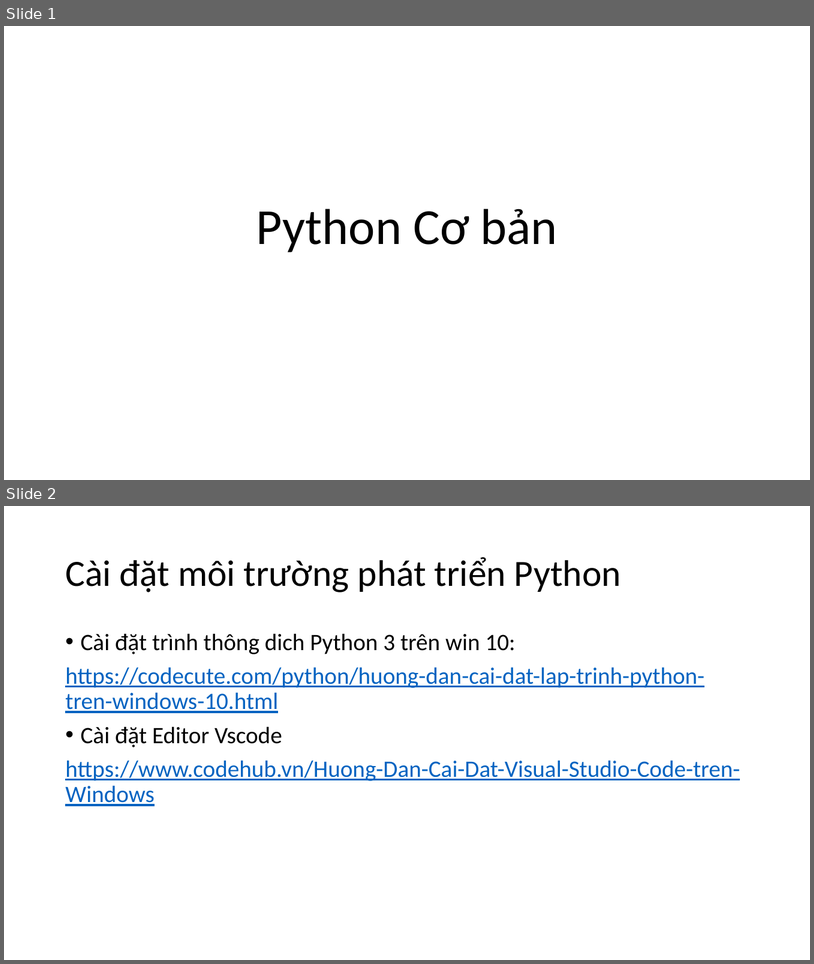
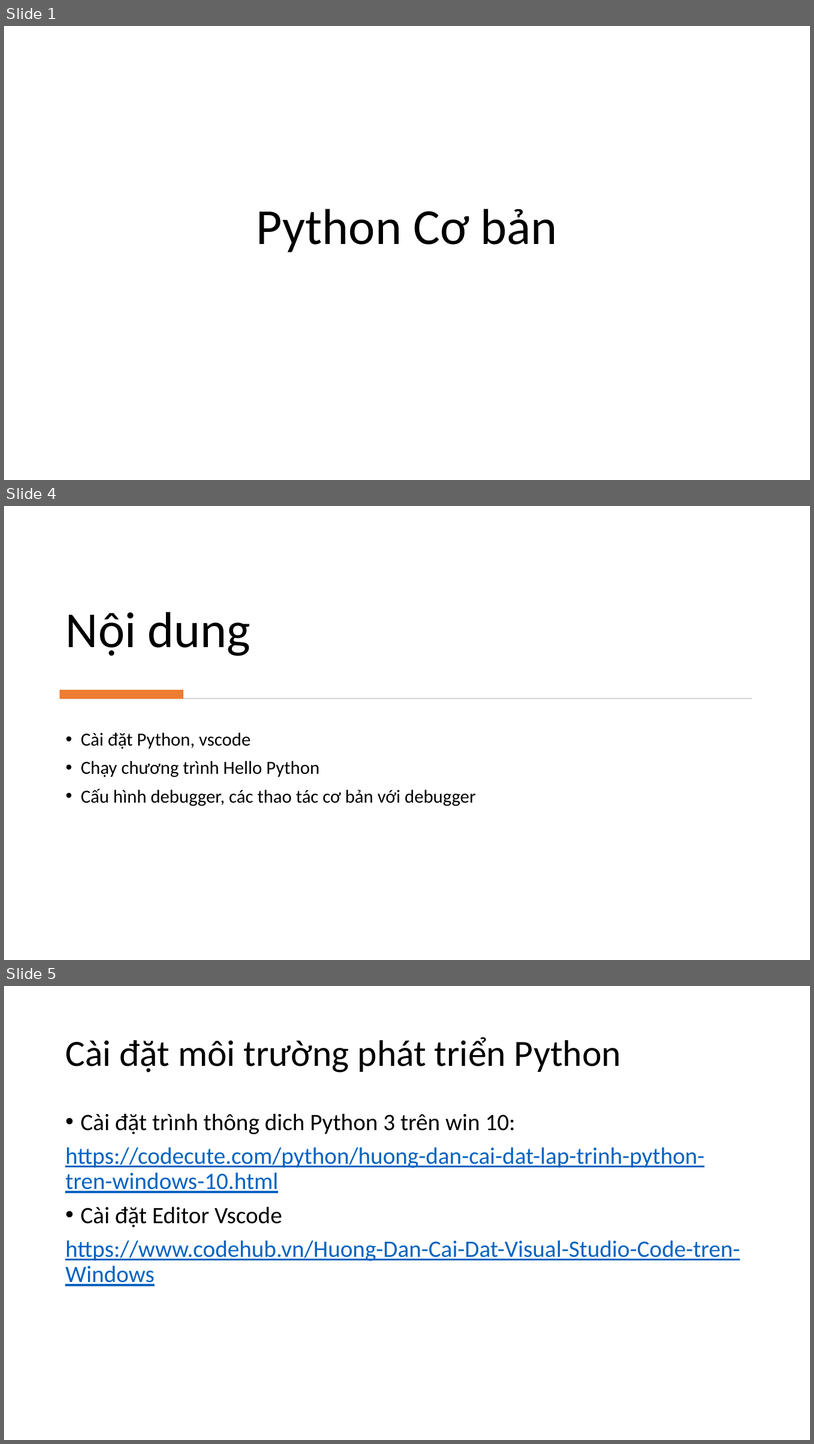
Before and after one commit to levinhhoang16/PyOpenCVCourse, a slide deck: Lecture/PythonCoban.pptx. Shown one above the other, each under a label of ours: slides 1 and 2 before the commit, slides 1, 4 and 5 after it; the slides between them are not shown. The pictures are 814x964 and 814x1444 pixels, drawn with LibreOffice and Linux fonts; fonts in the diff are those of the drawing. Boxes give left, top, right and bottom in pixels: in the first picture for what was removed or moved away, otherwise in the second. Text is boxed around its words. In the diff, an @@ line names an element or a change of style, - is before the commit and + after.

```diff
--- a/Lecture/PythonCoban.pptx
+++ b/Lecture/PythonCoban.pptx
@@ slide 4 added at (x1=4, y1=506, x2=810, y2=960), background #FFFFFF @@
@@ title added at (x1=66, y1=612, x2=251, y2=656), 60 pt, text #000000 @@
+Nội dung
@@ rectangle added at (x1=60, y1=690, x2=183, y2=699), fill #ED7D31 @@
@@ rectangle added at (x1=62, y1=698, x2=753, y2=699), fill #D5D5D5 @@
@@ text added at (x1=81, y1=732, x2=476, y2=806), 22 pt, text #000000 @@
+• Cài đặt Python, vscode
+• Chạy chương trình Hello Python
+• Cấu hình debugger, các thao tác cơ bản với debugger
@@ what was slide 2 is now slide 5 @@
```
Also in this commit, not shown: 8 other slides added, 1 slide removed.
